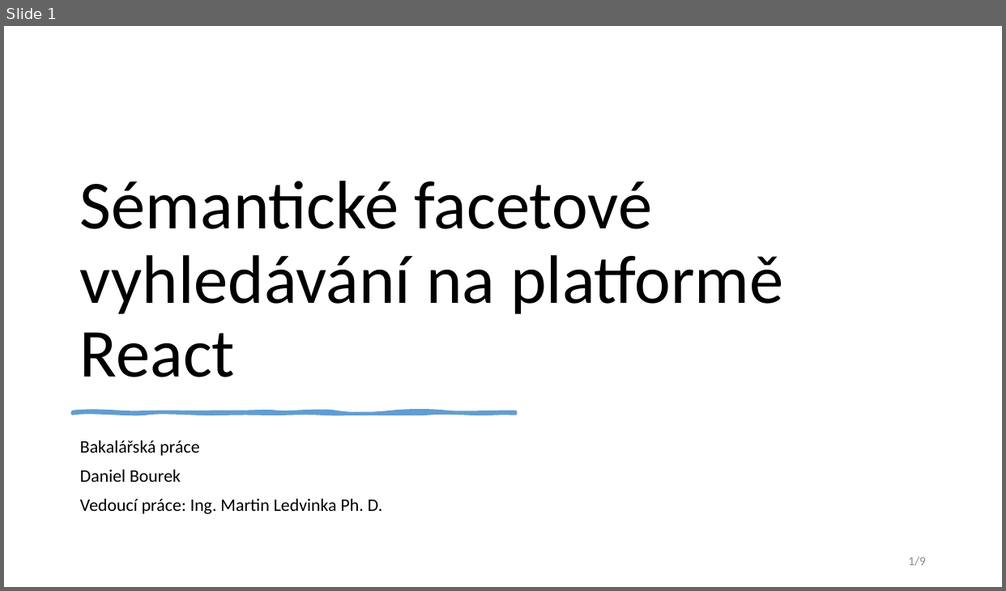
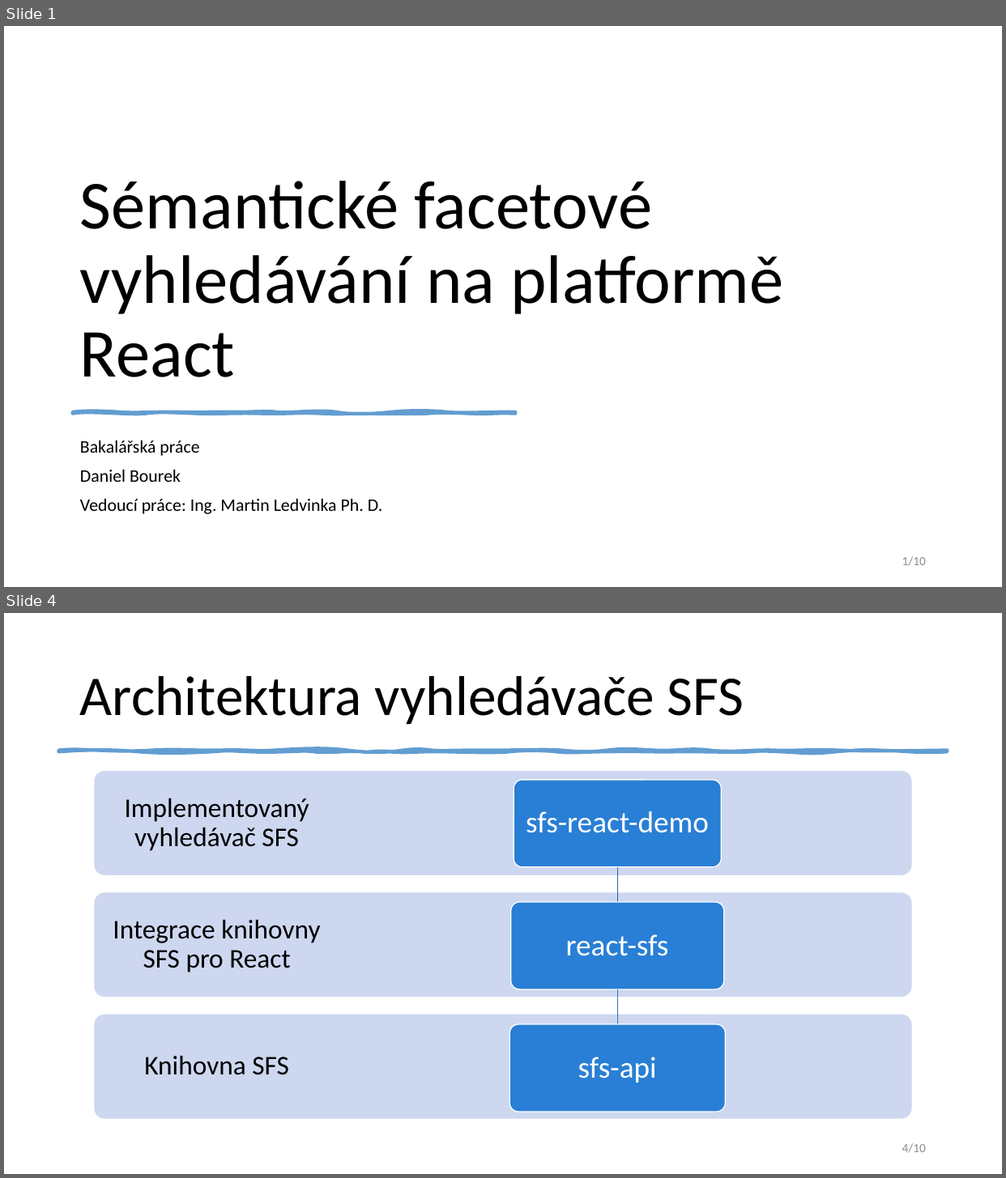
Before and after one commit to bouredan/sfs-docs, a slide deck: bachelor-thesis/presentation/obhajoba_prezentace.pptx. Shown one above the other, each under a label of ours: slide 1 before the commit, slides 1 and 4 after it; the slides between them are not shown. The pictures are 1006x591 and 1006x1178 pixels, drawn with LibreOffice and Linux fonts; fonts in the diff are those of the drawing. Boxes give left, top, right and bottom in pixels: in the first picture for what was removed or moved away, otherwise in the second. Text is boxed around its words. In the diff, an @@ line names an element or a change of style, - is before the commit and + after.

```diff
--- a/bachelor-thesis/presentation/obhajoba_prezentace.pptx
+++ b/bachelor-thesis/presentation/obhajoba_prezentace.pptx
@@ slide 4 added at (x1=4, y1=613, x2=1002, y2=1174), background #FFFFFF @@
@@ title added at (x1=80, y1=676, x2=744, y2=725), 54 pt, text #000000 @@
+Architektura vyhledávače SFS
@@ freeform shape added at (x1=58, y1=750, x2=948, y2=752), fill #629DD1, outline #629DD1 3.25 pt @@
@@ group added at (x1=95, y1=771, x2=912, y2=1119): 6 rounded rectangles, 6 texts, 2 freeform shapes @@
+Knihovna SFS
+Integrace knihovny SFS pro React
+Implementovaný vyhledávač SFS
+sfs-react-demo
+react-sfs
+sfs-api
@@ page number added at (x1=902, y1=1144, x2=926, y2=1153), 12 pt, text #8C8C8C @@
+4/10
@@ page number at (x1=902, y1=557, x2=926, y2=566): text changed @@
-1/9
+1/10
```
Also in this commit, not shown: 6 slides changed, 2 other slides added, 2 slides removed, 4 other files.
